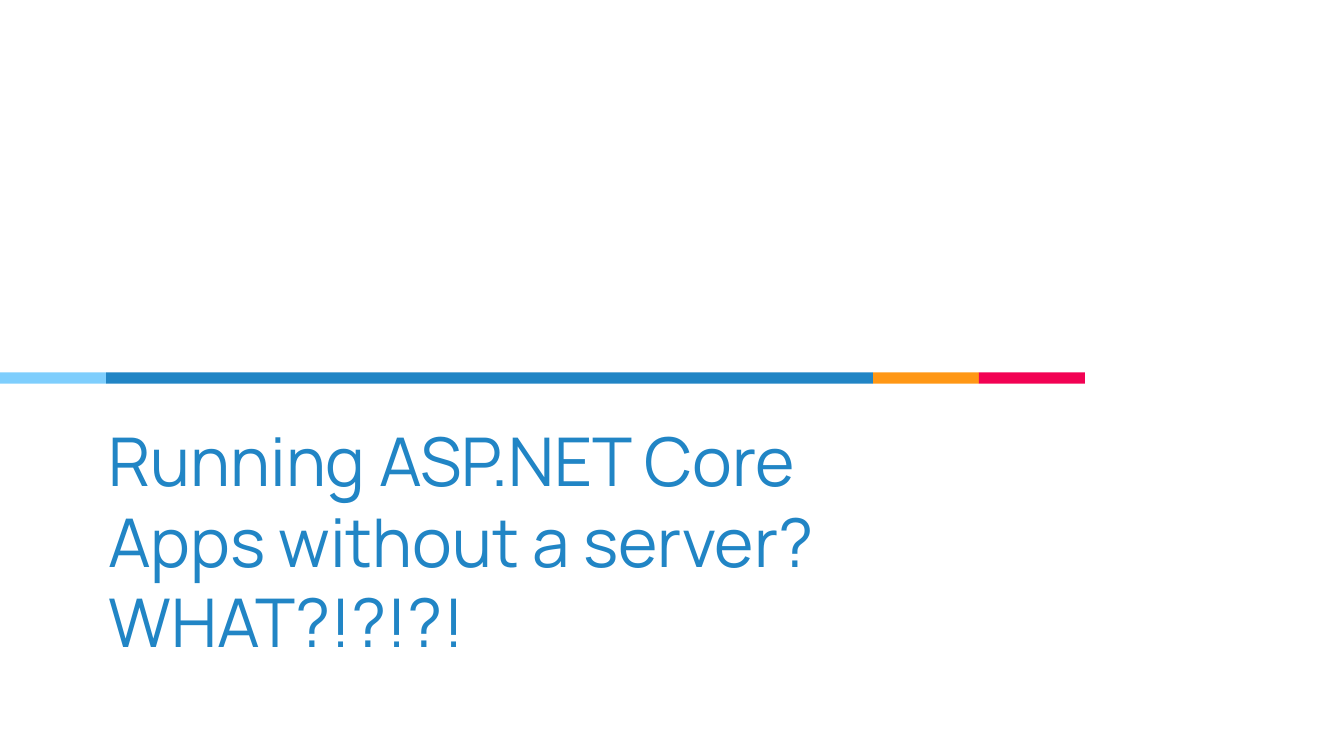
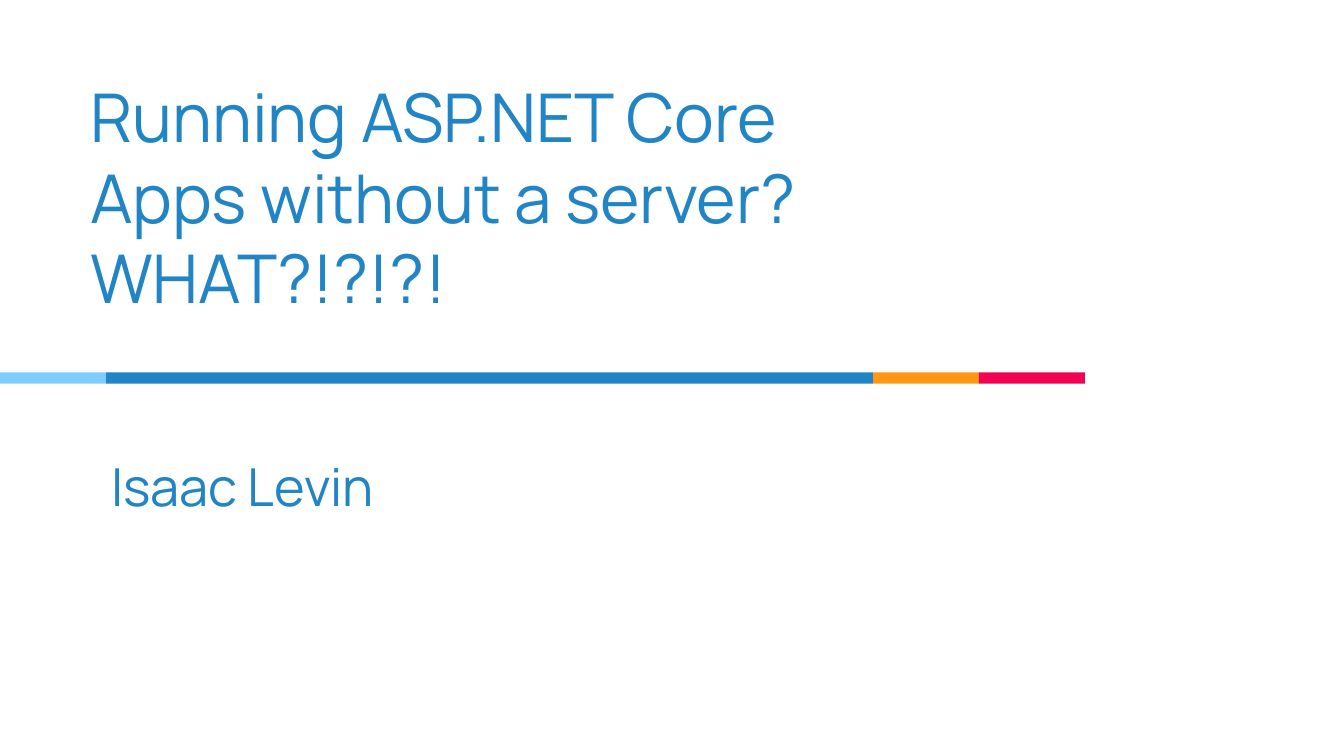
Before and after one commit to isaacrlevin/levin-talks, a slide deck: slide 1 of Running_ASP.NET_Core_Apps_without_a_server.pptx. Drawn at 1344x756 pixels with LibreOffice and Linux fonts; fonts in the diff are those of the drawing. Boxes give left, top, right and bottom in pixels: in the first picture for what was removed or moved away, otherwise in the second. Text is boxed around its words. In the diff, an @@ line names an element or a change of style, - is before the commit and + after.

Commit message:
updates

```diff
--- a/Running_ASP.NET_Core_Apps_without_a_server.pptx
+++ b/Running_ASP.NET_Core_Apps_without_a_server.pptx
@@ title "Running ASP.NET Core Apps without ...": place and size @@
-title "Running ASP.NET Core Apps without ..." at (108,436,813,647)
+title "Running ASP.NET Core Apps without ..." at (90,92,795,303)
@@ text added at (111,468,374,507), 28 pt, text #2185C5 @@
+Isaac Levin
```
Also in this commit, not shown: 3 other slides changed, 1 slide added, 1 slide removed.
